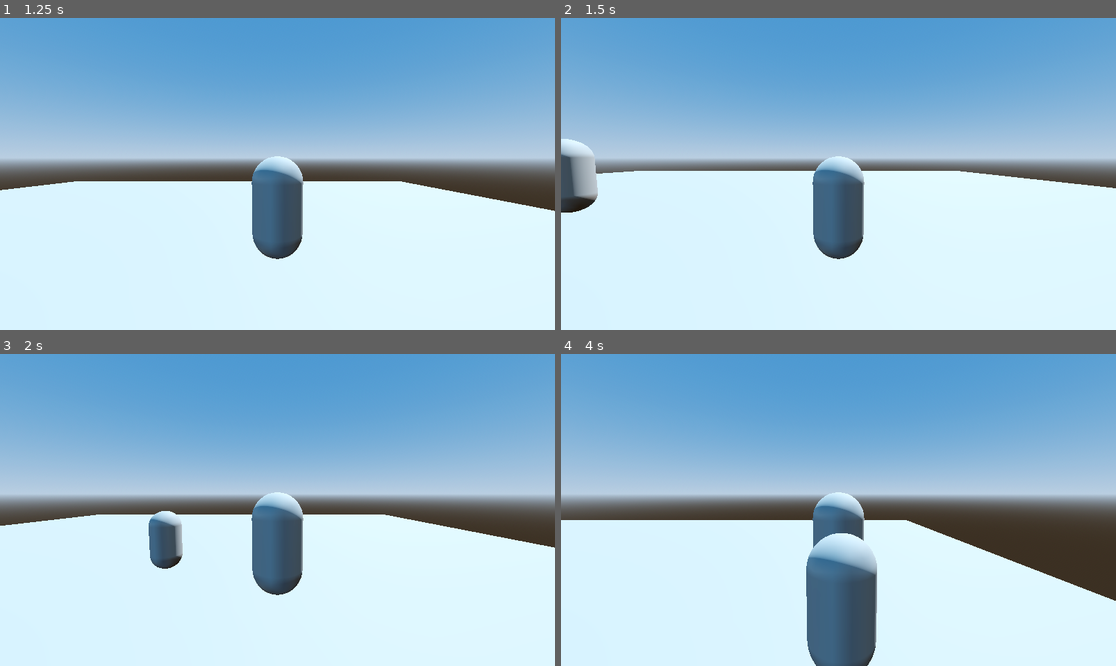
Above: before the commit, frames 1-4 (two rows, left to right).
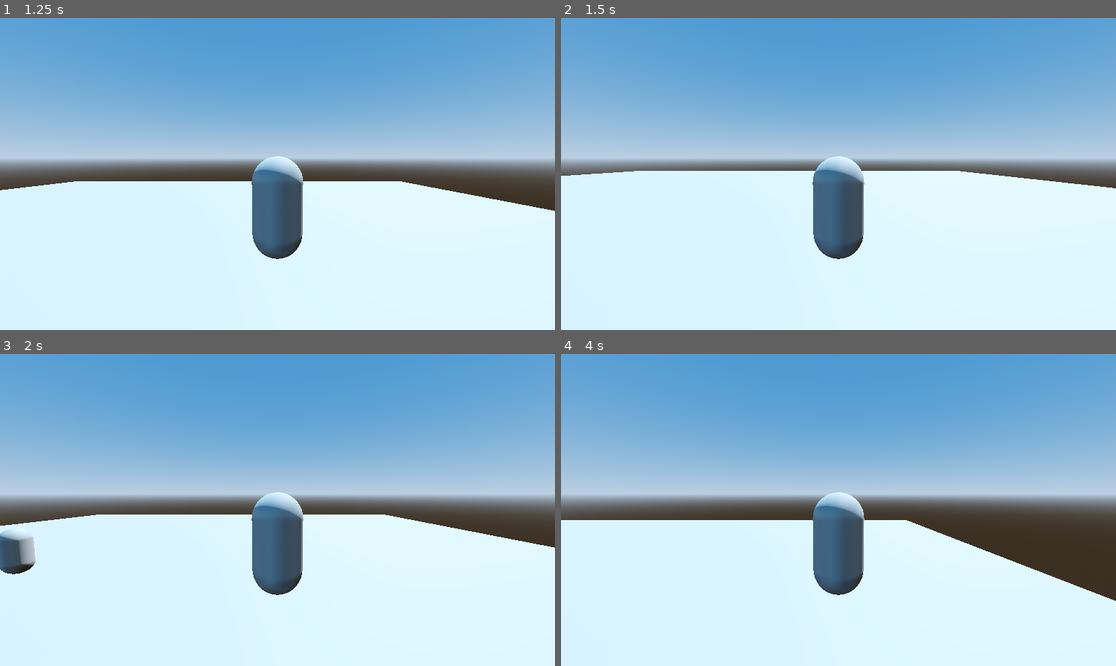
Above: after the commit, the same moments.

Repository: Zackoob/Zombie-Horde-Game
Game: Godot game, scene res://world/world.tscn
Same seed, same stepped clock (60 frames per second), same inputs: the game is played once before the commit and once after it.
Inputs:
- Up to frame 1 (1.25 s): tap Enter at 0.5 s; hold D (right) from 0.53 s (still down); tap Space (jump) at 0.77 s
- Up to frame 2 (1.5 s): release D (right) at 1.28 s; hold S (backward) from 1.28 s (still down)
- Up to frame 3 (2 s): keep holding S (backward); tap Space (jump) at 1.52 s
- Up to frame 4 (4 s): release S (backward) at 2.03 s; hold D (right) 2.03-2.78 s; hold W (forward) 2.78-3.53 s; tap Space (jump) at 3.02, 3.5, 3.77 s; hold A (left) from 3.53 s (still down)

Frame 1 is identical in both runs. In frame 2, 1.2% of the frame differs, in the area x 0-7%, y 38-63%; in frame 3, 1.7%; in frame 4, 4.6%, in the area x 44-57%, y 57-100%.

Commit message:
Working enemy climbing

Diff:
--- a/zombie-game-project-thingy/world/world.tscn
+++ b/zombie-game-project-thingy/world/world.tscn
@@ -73,3 +73,4 @@
 
 [node name="Zombie" parent="." instance=ExtResource("2_tcf2h")]
 transform = Transform3D(1, 0, 0, 0, 1, 0, 0, 0, 1, -13.166057, 0, -0.5973695)
+speed = 4.0
--- a/zombie-game-project-thingy/zombie/zombie.gd
+++ b/zombie-game-project-thingy/zombie/zombie.gd
@@ -2,12 +2,36 @@
 
 @onready var player = get_node("../Player")
 @export var speed : float = 8.0
+@export var player_threshold : float = 2
+
+var previous_position : Vector3
 
 func _physics_process(delta: float) -> void:
 	var player_pos : Vector3 = player.position
 
-	var direction : Vector3 = (player_pos - self.position).normalized()
+	var direction : Vector3 = (player_pos - self.position)
+	var direction_norm : Vector3 = direction.normalized()
 
-	velocity = direction * speed
+	velocity.x = direction_norm.x * speed
+	velocity.z = direction_norm.z * speed
+
+	if !is_on_floor():
+		velocity.y -= 30 * delta
 
 	move_and_slide()
+
+	var distance_travelled = self.position - previous_position
+	var actual_speed = distance_travelled.length() / delta
+
+	var touching_player : bool = false
+	if direction.length() < player_threshold:
+		touching_player = true
+	else:
+		touching_player = false
+
+	print(touching_player)
+	if speed > 0 && actual_speed < speed * 0.5 && !touching_player:
+		print("stuck")
+		velocity.y = 4
+
+	previous_position = self.position
